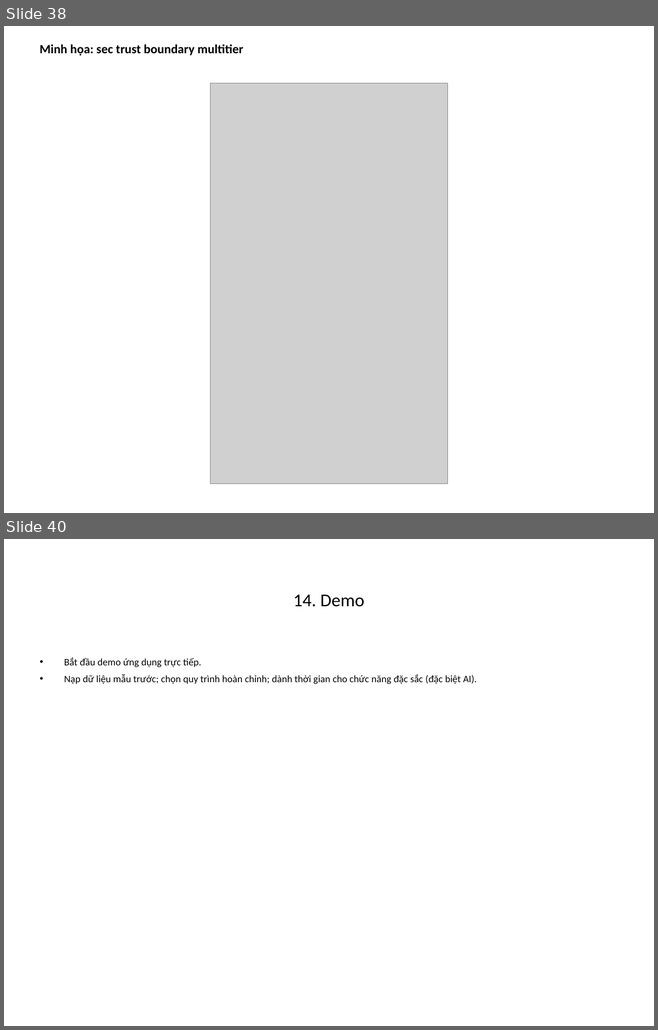
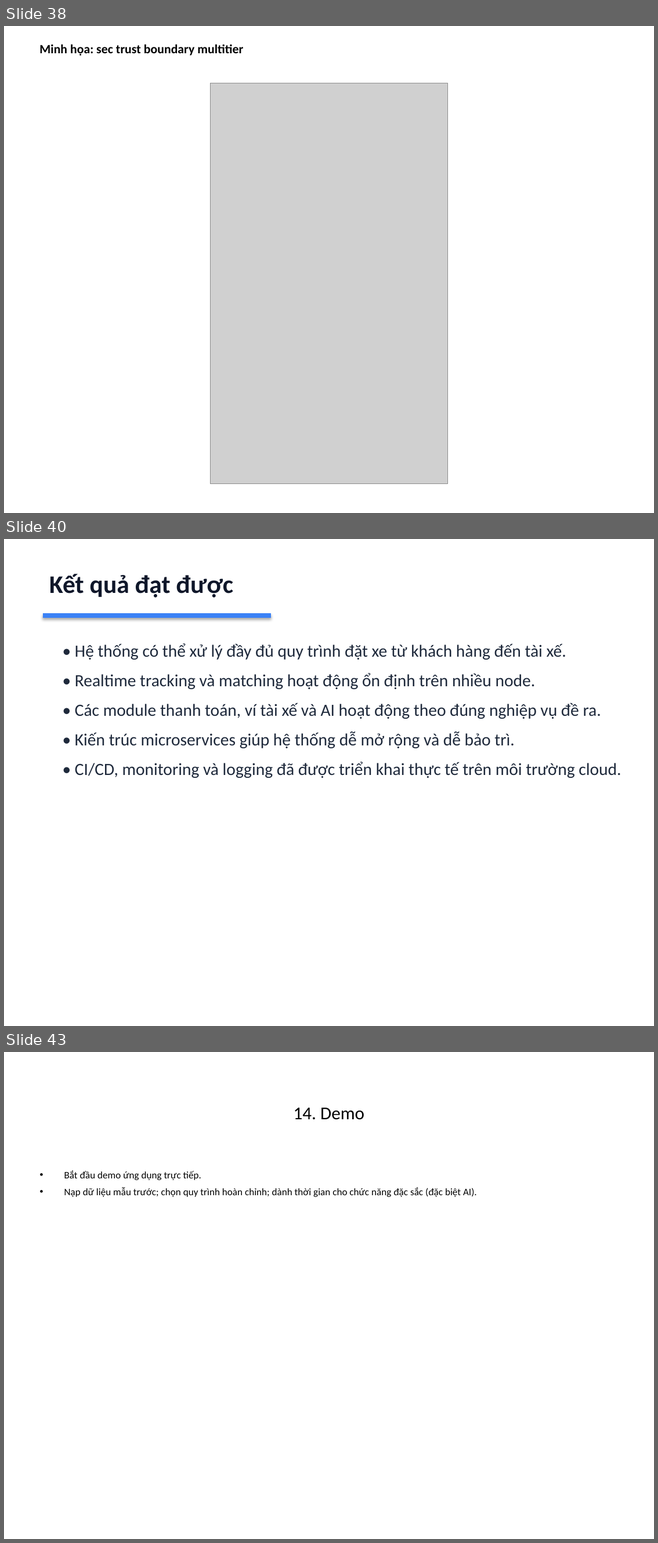
Before and after one commit to foxxiee04/Cab-Booking-System-Project, a slide deck: docs/Thesis-FoxGo-BaoCao.pptx. Shown one above the other, each under a label of ours: slides 38 and 40 before the commit, slides 38, 40 and 43 after it; the slides between them are not shown. The pictures are 658x1030 and 658x1543 pixels, drawn with LibreOffice and Linux fonts; fonts in the diff are those of the drawing; grey boxes stand for pictures. Boxes give left, top, right and bottom in pixels: in the first picture for what was removed or moved away, otherwise in the second. Text is boxed around its words. In the diff, an @@ line names an element or a change of style, - is before the commit and + after.

```diff
--- a/docs/Thesis-FoxGo-BaoCao.pptx
+++ b/docs/Thesis-FoxGo-BaoCao.pptx
@@ slide 40 added at (x1=4, y1=539, x2=654, y2=1026), background #FFFFFF @@
@@ text added at (x1=49, y1=574, x2=233, y2=598), 28 pt, text #0F172A, bold @@
+Kết quả đạt được
@@ rectangle added at (x1=43, y1=614, x2=270, y2=618), fill #3B82F6, outline #3B82F6 0.75 pt @@
@@ text added at (x1=75, y1=643, x2=621, y2=778), 19 pt, text #1E293B @@
+• Hệ thống có thể xử lý đầy đủ quy trình đặt xe từ khách hàng đến tài xế.
+• Realtime tracking và matching hoạt động ổn định trên nhiều node.
+• Các module thanh toán, ví tài xế và AI hoạt động theo đúng nghiệp vụ đề ra.
+• Kiến trúc microservices giúp hệ thống dễ mở rộng và dễ bảo trì.
+• CI/CD, monitoring và logging đã được triển khai thực tế trên môi trường cloud.
@@ what was slide 40 is now slide 43 @@
```
Also in this commit, not shown: 1 slide changed, 10 other slides added, 8 slides removed, 1 other file.
